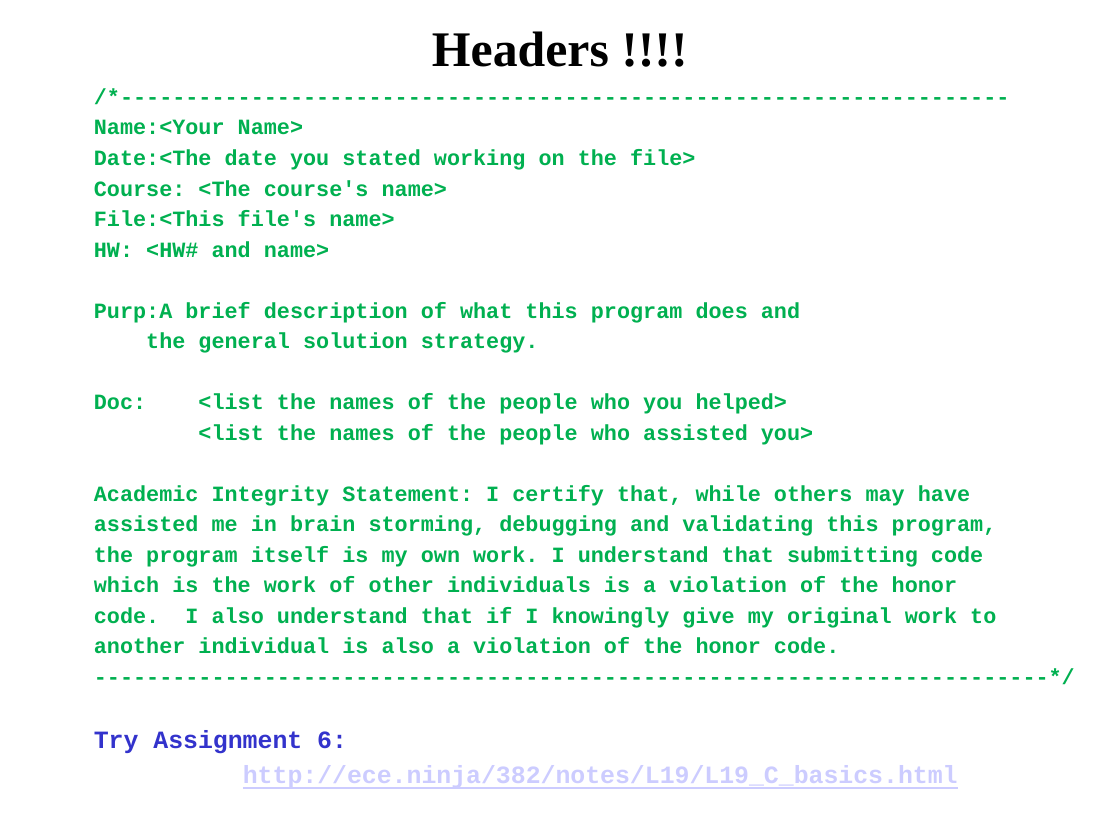
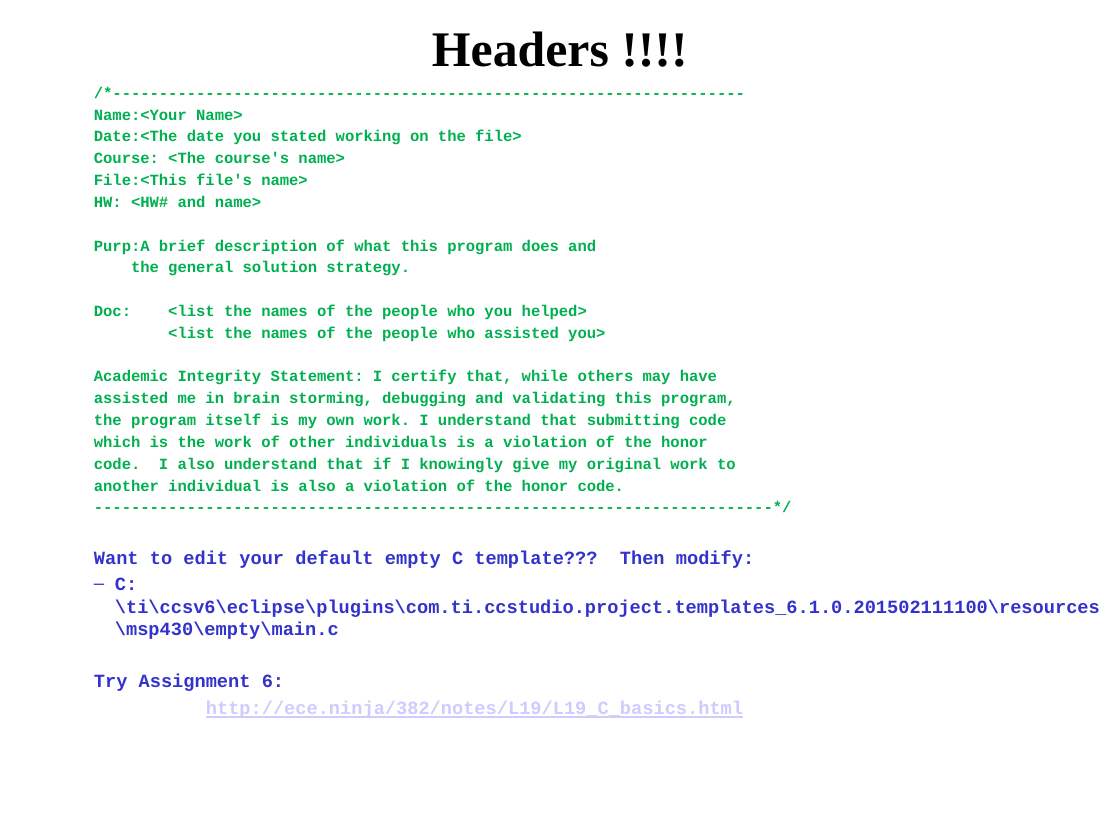
Before and after one commit to pw4rn3r/ECE382, a slide deck: slide 26 of notes/L19/Lsn19.pptx. Drawn at 1120x840 pixels with LibreOffice and Linux fonts; fonts in the diff are those of the drawing. Boxes give left, top, right and bottom in pixels: in the first picture for what was removed or moved away, otherwise in the second. Text is boxed around its words. In the diff, an @@ line names an element or a change of style, - is before the commit and + after.

Commit message:
updated Lsn19 slides with forum excerpt and instructions on putting header in C template (last slide)

```diff
--- a/notes/L19/Lsn19.pptx
+++ b/notes/L19/Lsn19.pptx
@@ text at bbox=[94, 109, 743, 718]: size 14 to 10 pt in "/*---------------------------------------------------------- ...", "Name:<Your Name>", "Date:<The date you stated working on the ...", "Course: <The course's name>" and 13 more places; size 16 to 12 pt in "Try Assignment 6:", "http://ece.ninja/382/notes/L19/L19_C_basics.html" @@
@@ text at bbox=[94, 551, 1100, 639]: paragraphs added @@
+  Want to edit your default empty C template??? Then modify:
+  – C:\ti\ccsv6\eclipse\plugins\com.ti.ccstudio.project.templates_6.1.0.201502111100\resources\msp430\empty\main.c
```
Also in this commit, not shown: 2 other slides changed.
